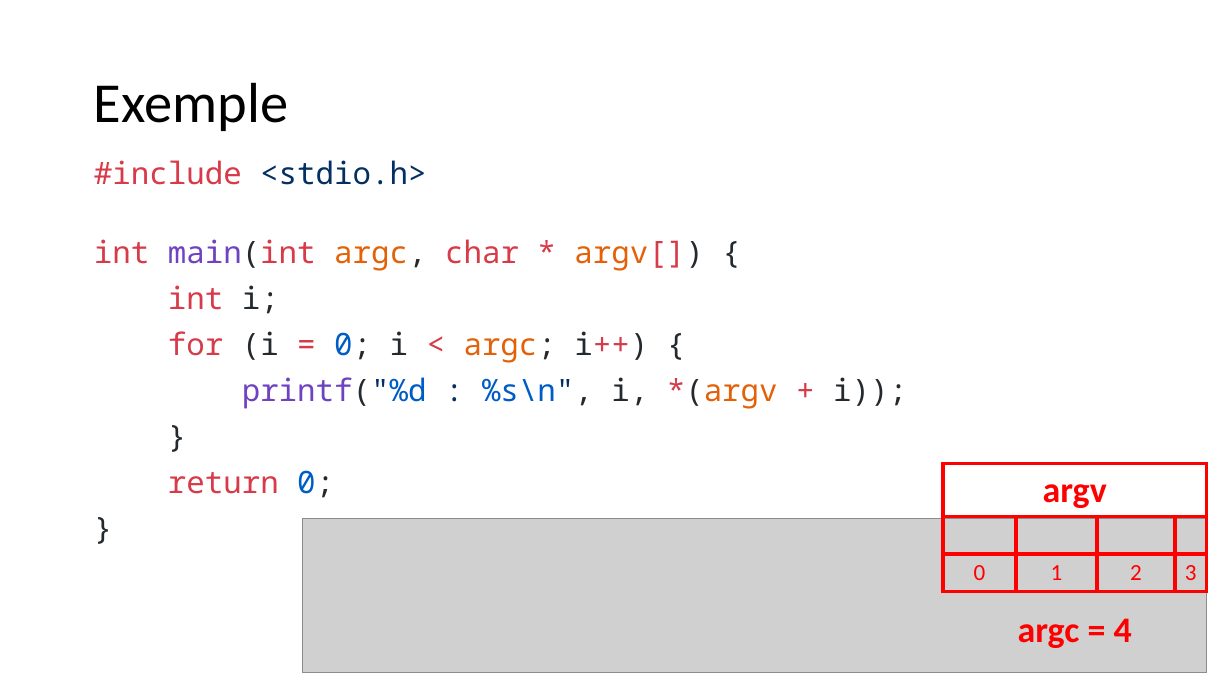
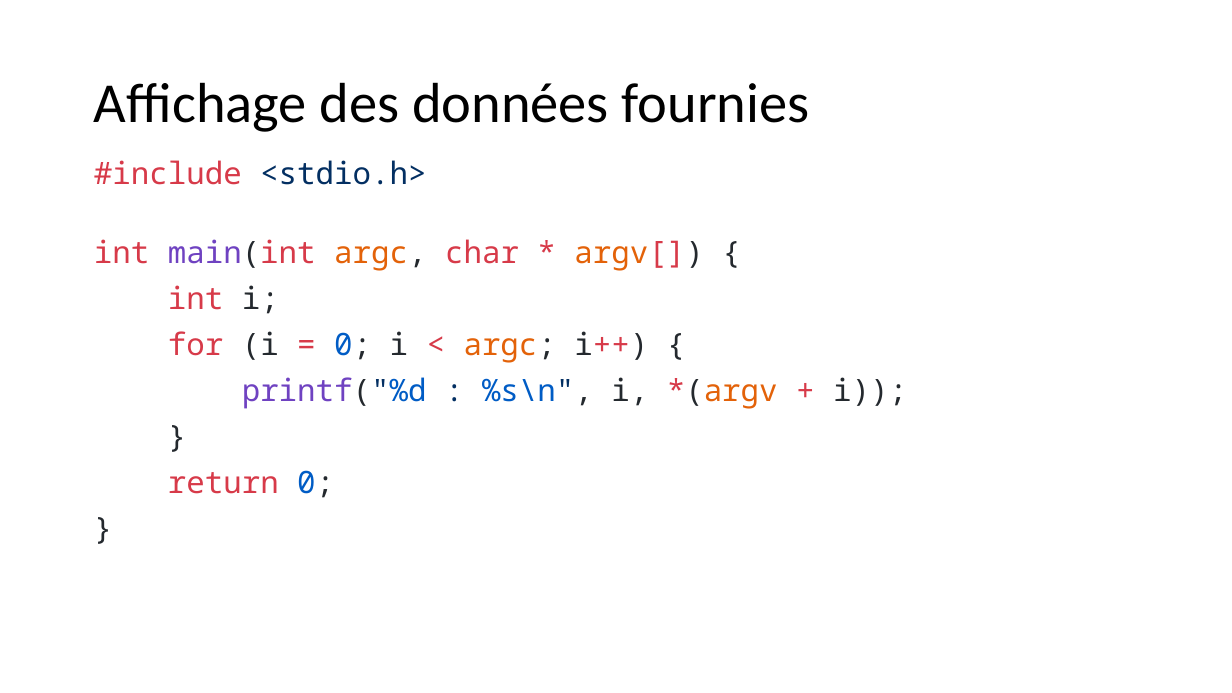
Before and after one commit to standard3/BTS1, a slide deck: slide 22 of 02_C/04_Pointeurs/Pointeurs.pptx. Drawn at 1232x693 pixels with LibreOffice and Linux fonts; fonts in the diff are those of the drawing; grey boxes stand for pictures. Boxes give left, top, right and bottom in pixels: in the first picture for what was removed or moved away, otherwise in the second. Text is boxed around its words. In the diff, an @@ line names an element or a change of style, - is before the commit and + after.

```diff
--- a/02_C/04_Pointeurs/Pointeurs.pptx
+++ b/02_C/04_Pointeurs/Pointeurs.pptx
@@ title at [94, 82, 810, 132]: text changed @@
-Exemple
+Affichage des données fournies
@@ table removed at [944, 464, 1208, 592], 3 rows, 4 columns @@
-argv |  |  | 
- |  |  | 
-0 | 1 | 2 | 3
@@ picture removed at [302, 519, 1207, 674] @@
@@ text removed at [1018, 618, 1132, 648] @@
-argc = 4
```
Also in this commit, not shown: 1 other slide changed, 1 slide added.
